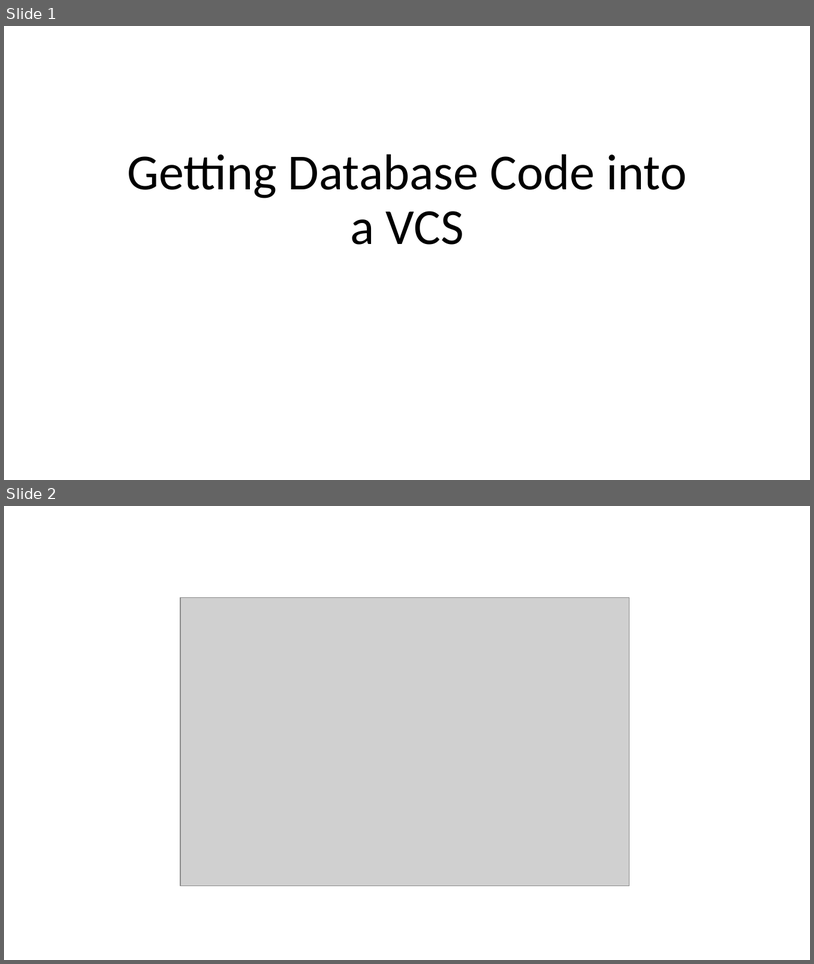
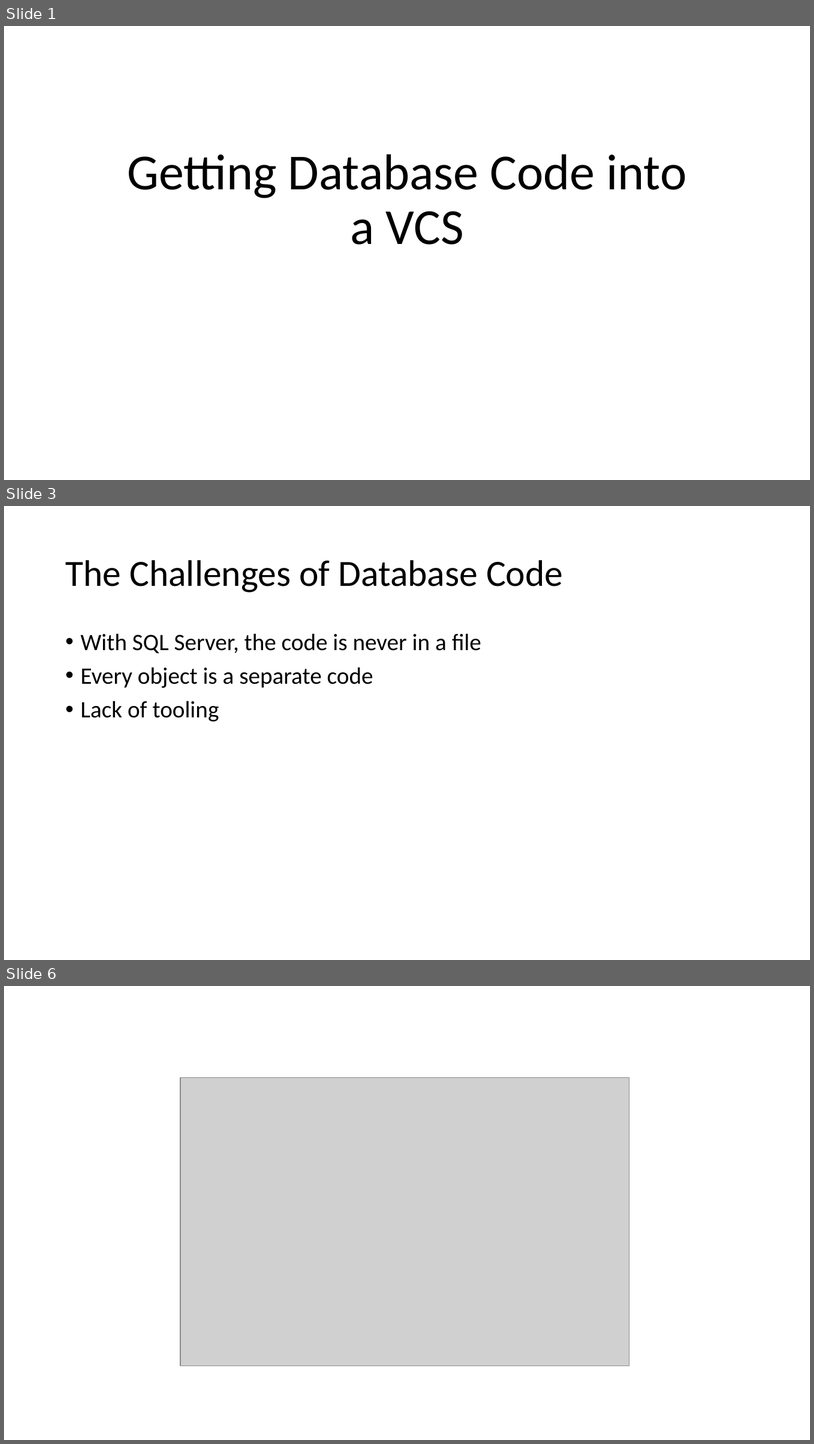
Before and after one commit to way0utwest/DatabaseDevOpsMS, a slide deck: Section 2 - Getting DevOps into Development/VCS.pptx. Shown one above the other, each under a label of ours: slides 1 and 2 before the commit, slides 1, 3 and 6 after it; the slides between them are not shown. The pictures are 814x964 and 814x1444 pixels, drawn with LibreOffice and Linux fonts; fonts in the diff are those of the drawing; grey boxes stand for pictures. Boxes give left, top, right and bottom in pixels: in the first picture for what was removed or moved away, otherwise in the second. Text is boxed around its words. In the diff, an @@ line names an element or a change of style, - is before the commit and + after.

```diff
--- a/Section 2 - Getting DevOps into Development/VCS.pptx
+++ b/Section 2 - Getting DevOps into Development/VCS.pptx
@@ slide 3 added at <box>4,506,810,960</box>, background #FFFFFF @@
@@ title added at <box>65,560,563,592</box>, 44 pt, text #000000 @@
+The Challenges of Database Code
@@ text added at <box>81,633,482,721</box>, 28 pt, text #000000 @@
+• With SQL Server, the code is never in a file
+• Every object is a separate code
+• Lack of tooling
@@ what was slide 2 is now slide 6 @@
```
Also in this commit, not shown: 11 other slides added, 4 other files.
